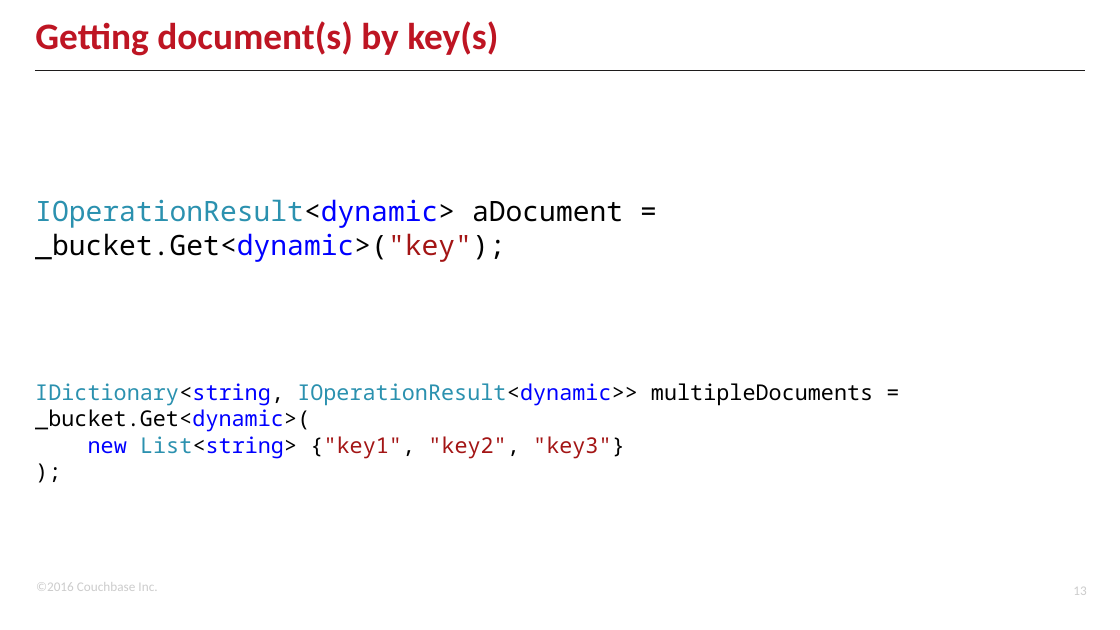
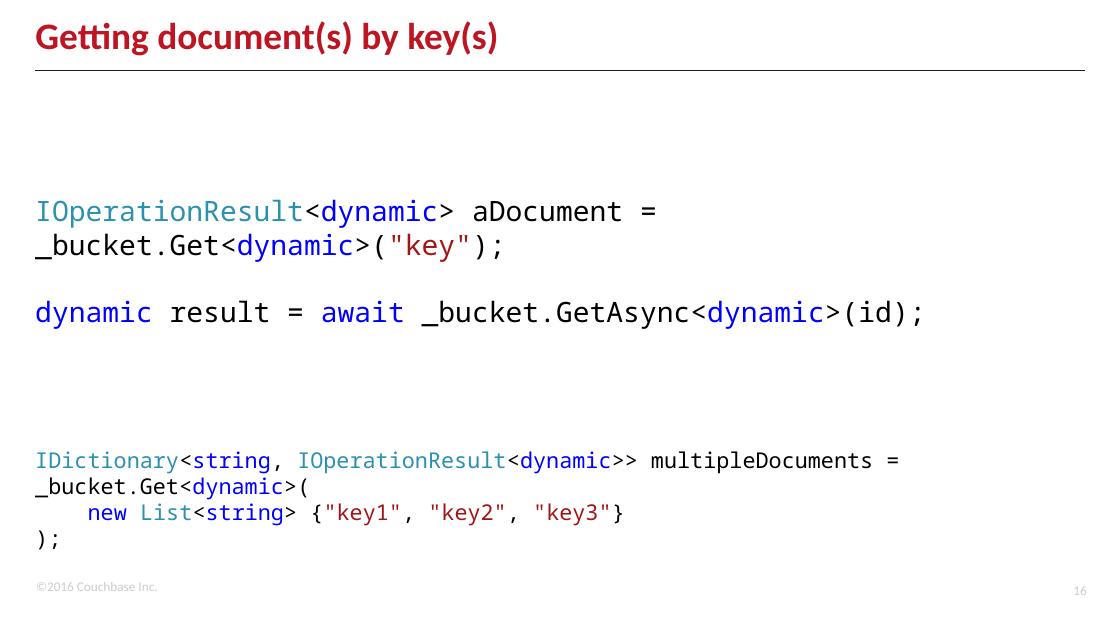
Before and after one commit to couchbaselabs/aspnet-nosql-workshop, a slide deck: slide 16 of 02/02.pptx (slide 13 before the commit). Drawn at 1120x630 pixels with LibreOffice and Linux fonts; fonts in the diff are those of the drawing; background and template pictures are left out. Boxes give left, top, right and bottom in pixels: in the first picture for what was removed or moved away, otherwise in the second. Text is boxed around its words. In the diff, an @@ line names an element or a change of style, - is before the commit and + after.

```diff
--- a/02/02.pptx
+++ b/02/02.pptx
@@ text at (x1=35, y1=300, x2=926, y2=329): paragraph added @@
+dynamic result = await _bucket.GetAsync<dynamic>(id);
```
Also in this commit, not shown: 5 other slides changed, 3 slides added, 1 other file.
